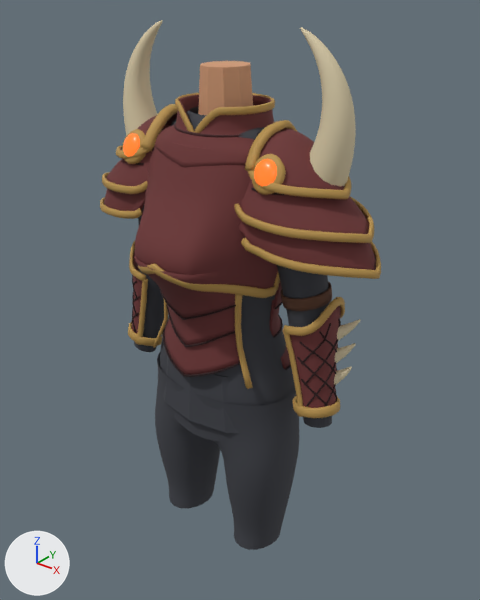
The glTF model assets/models/gear/a_dragonknight_f.glb: old version first, new version second.
Rendered twice from a 50 mm lens placed at (0.815, -0.963, 1.674), pointed at (0.008, 0.045, 1.048). Arrows for +X, +Y and +Z are at lower left; the lights stay in place. The first picture is the older version. Vertices at exactly the same position are counted once.

Objects in the first picture: 'DragonKnight', 'Hips', 'Neck', 'Pants', 'Sleeves', 'Under'.
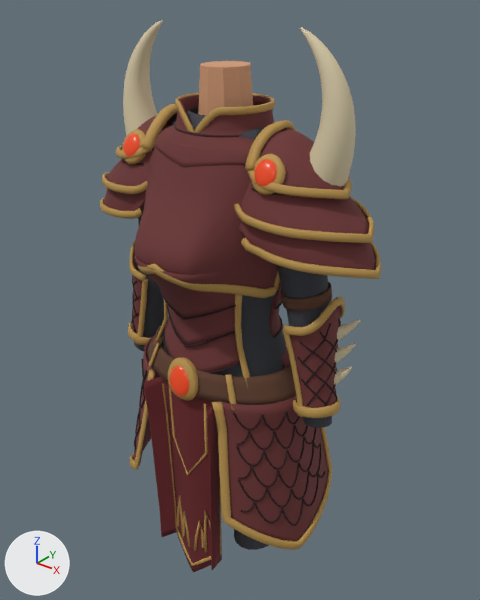
Where the change shows, as pixel boxes [x1, y1, x2, y2] in the pictures (480 x 600 px):
'DragonKnight', recoloured, reshaped (39% taller)
    before: [100, 20, 381, 418]
    after: [100, 20, 381, 572]
part 1 of me_dragonknight_001, added
    after: [130, 325, 332, 572]
'Pants', unchanged, covered by the edit
    before: [155, 353, 299, 550]
    after: [158, 375, 269, 550]
'Hips', unchanged, covered by the edit
    before: [163, 355, 239, 433]

Edits to the bpy script that builds the scene:
```text
Change mat_drk_gem_flat:
    where n0 = _N.new('ShaderNodeBsdfPrincipled'); n0.name = 'Principled BSDF'
    n0.inputs[27].default_value: (1.0, 0.144, 0.0144, 1.0) -> (0.261, 0.0179, 0.00362, 1.0)  # 'Emission Color', orange #ff6a20 -> 'Emission Color', red #8c240c
Add mat_drk_cloth:
    mat_drk_cloth = bpy.data.materials.new('drk_cloth')
    # nodes: BsdfPrincipled, Mix, OutputMaterial, VertexColor
    # colours: dark red #6b2226, mixed with the vertex colours
Change me_dragonknight_001:
    used by ob_dragonknight; location = (0.0, 0.0, 0.0)
    remove me_dragonknight_001.from_pydata(...)  # 26242 vertices, 51880 faces; spans x -0.347..0.347, y -0.196..0.143, z 0.885..1.601
    add me_dragonknight_001.from_pydata(...)  # 37763 vertices, 74066 faces; spans x -0.347..0.347, y -0.196..0.202, z 0.38..1.601
    me_dragonknight_001 part 1: 11521 vertices added at x -0.258..0.258, y -0.165..0.202, z 0.38..0.981
    add me_dragonknight_001.materials.append(mat_drk_cloth)
```
